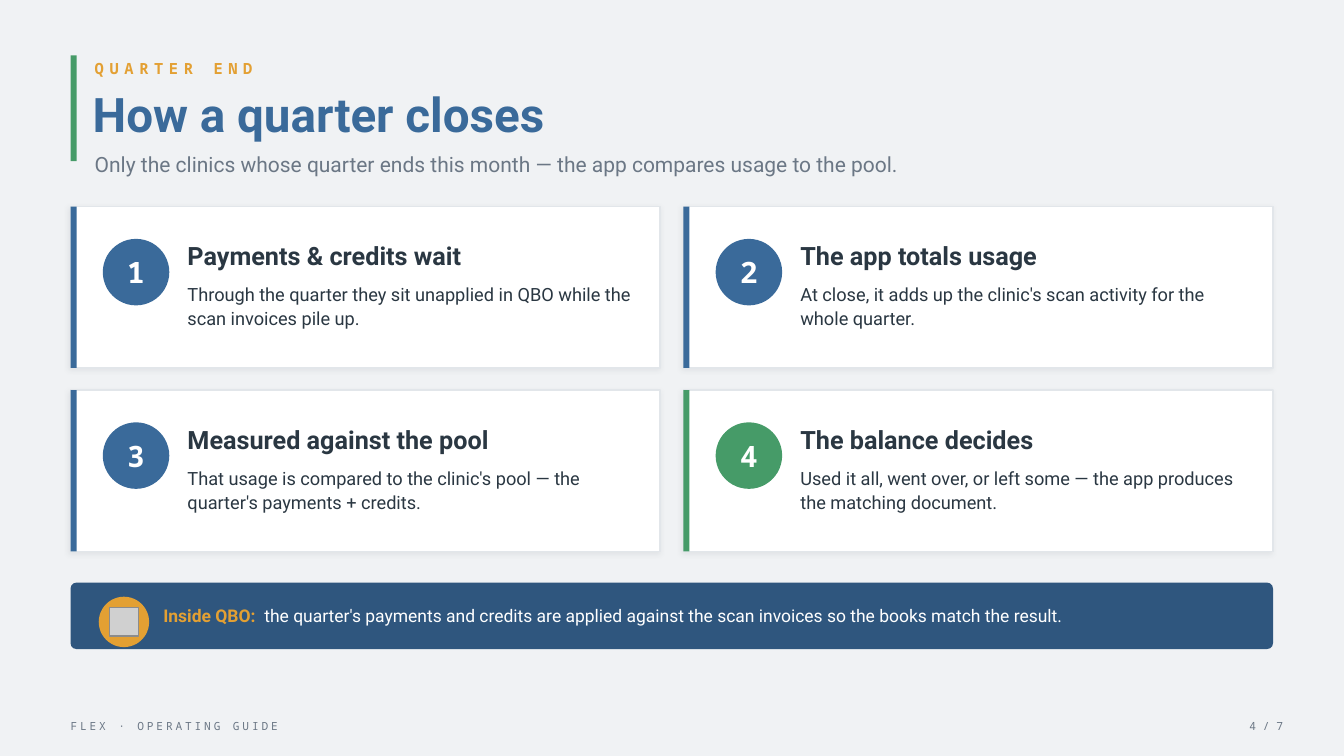
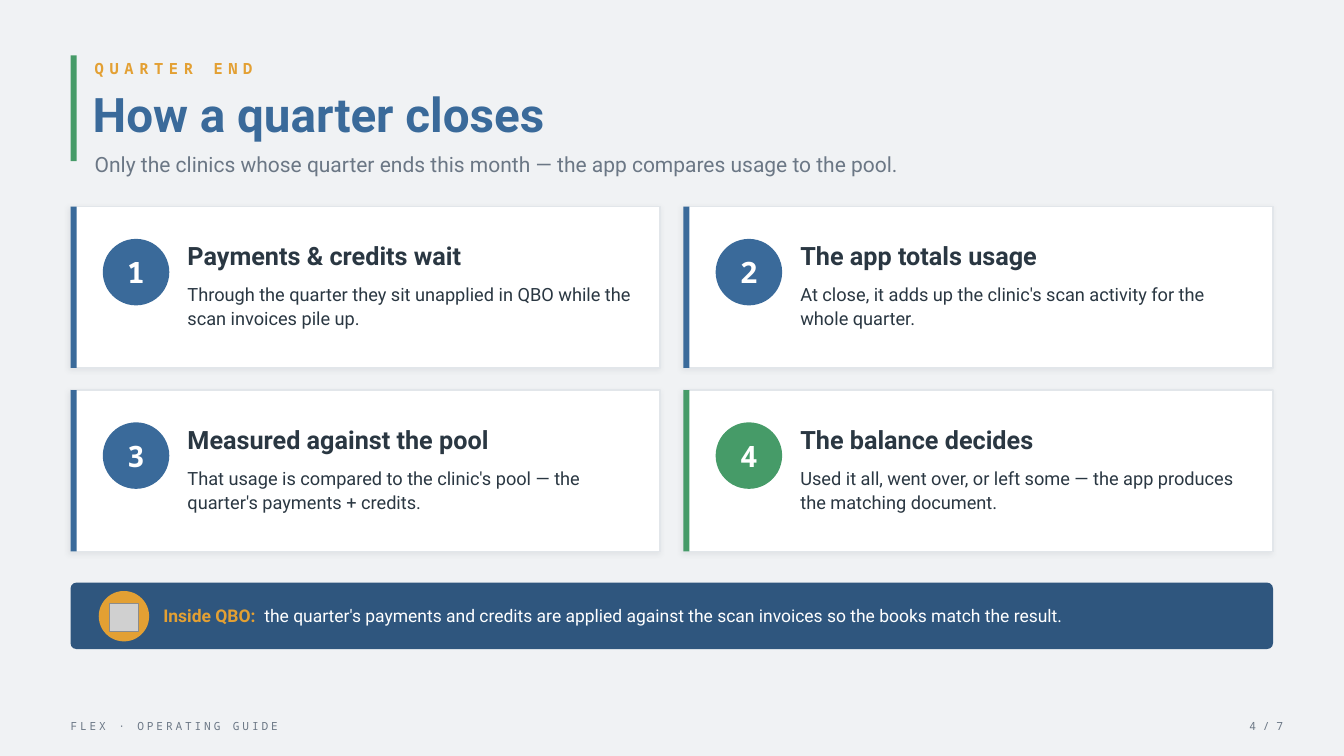
Before and after one commit to alexanderjordain/oncura-flex-rebate-app, a slide deck: slide 4 of assets/flex_tutorial.pptx. Drawn at 1344x756 pixels with LibreOffice and Linux fonts; fonts in the diff are those of the drawing; grey boxes stand for pictures. Boxes give left, top, right and bottom in pixels: in the first picture for what was removed or moved away, otherwise in the second. Text is boxed around its words. In the diff, an @@ line names an element or a change of style, - is before the commit and + after.

```diff
--- a/assets/flex_tutorial.pptx
+++ b/assets/flex_tutorial.pptx
@@ ellipse: place and size @@
-ellipse at (99, 597, 149, 647)
+ellipse at (99, 591, 149, 641)
@@ picture: place and size @@
-picture at (110, 608, 138, 636)
+picture at (110, 603, 138, 631)
```
Also in this commit, not shown: 2 other slides changed, 7 other files.
